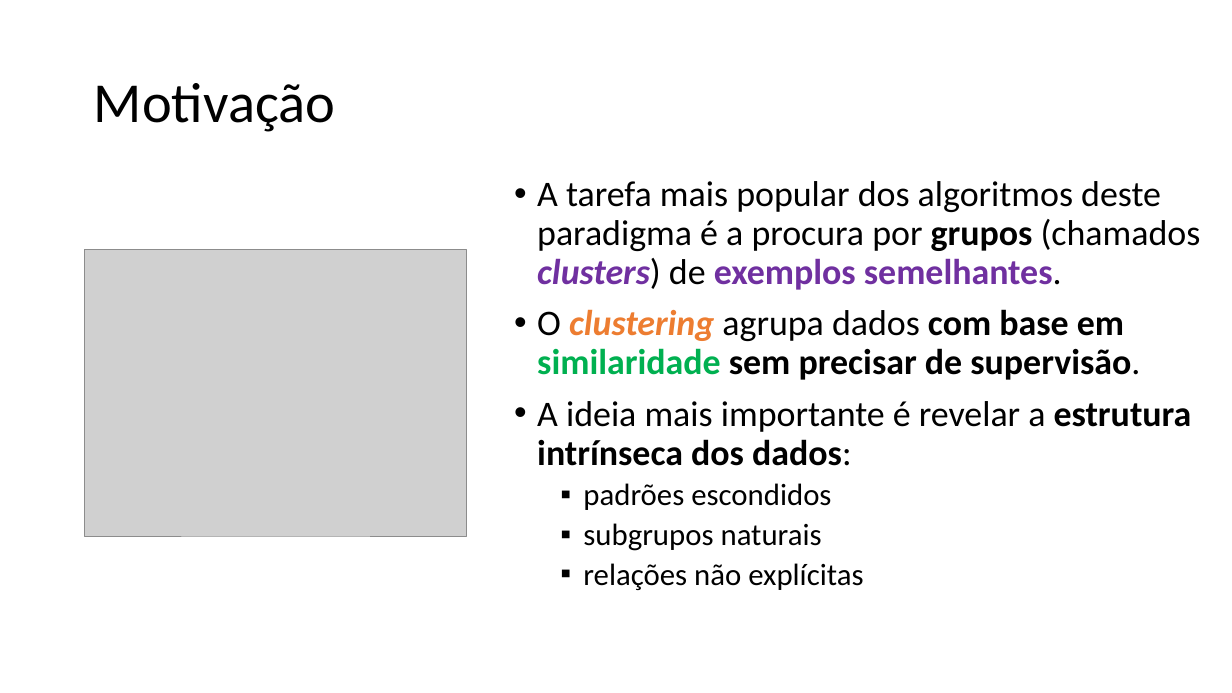
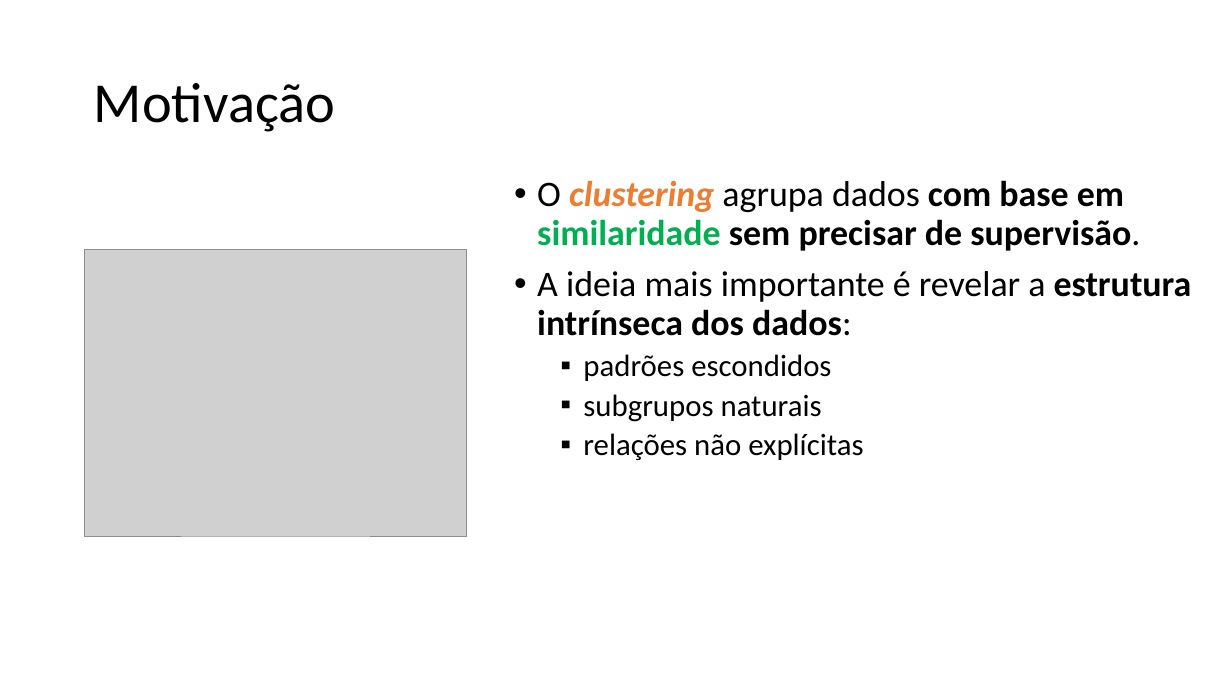
Before and after one commit to zz4fap/c24_inteligencia_artificial, a slide deck: slide 6 of slides/C24_kMeans.pptx. Drawn at 1232x693 pixels with LibreOffice and Linux fonts; fonts in the diff are those of the drawing; grey boxes stand for pictures. Boxes give left, top, right and bottom in pixels: in the first picture for what was removed or moved away, otherwise in the second. Text is boxed around its words. In the diff, an @@ line names an element or a change of style, - is before the commit and + after.

```diff
--- a/slides/C24_kMeans.pptx
+++ b/slides/C24_kMeans.pptx
@@ text at (x1=537, y1=181, x2=1201, y2=290): paragraph removed @@
-• A tarefa mais popular dos algoritmos deste paradigma é a procura por grupos (chamados clusters) de exemplos semelhantes.
```
Also in this commit, not shown: 5 other slides changed, 1 other file.
